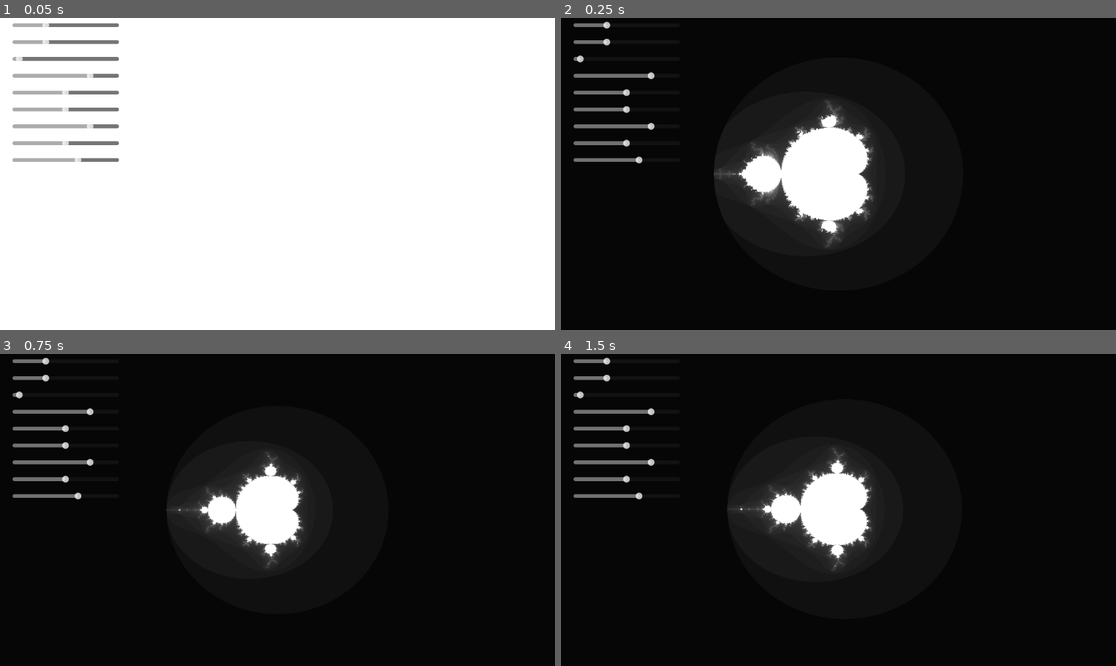
Above: before the commit, frames 1-4 (two rows, left to right).
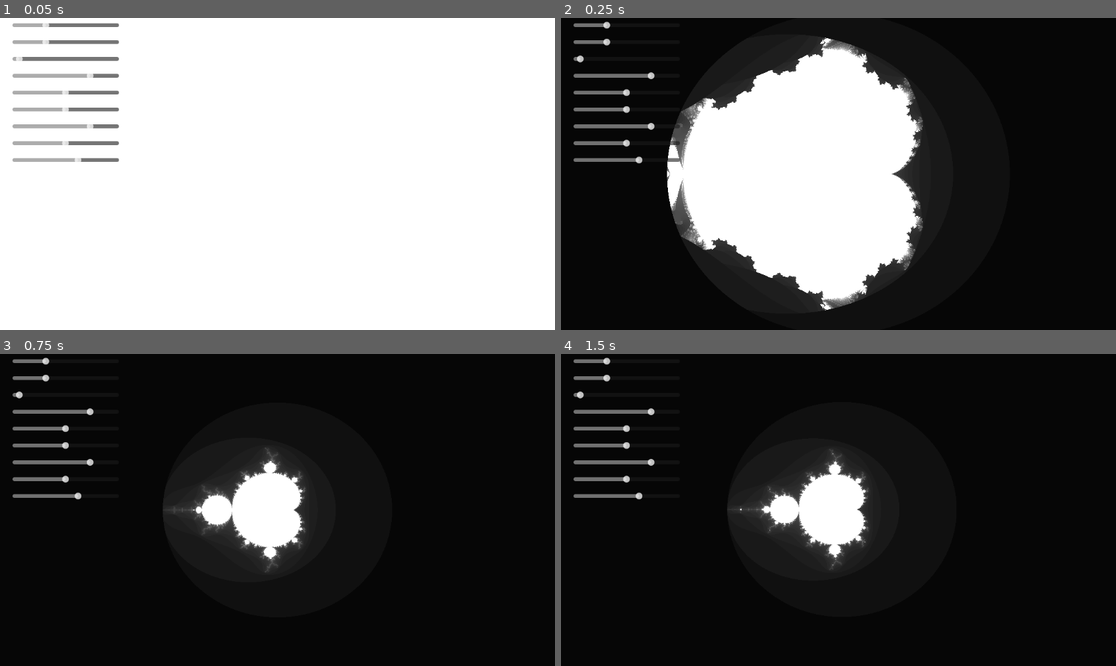
Above: after the commit, the same moments.

Repository: Nexagonal/FunWithMandelbrot
Game: Godot game, scene res://main.tscn
The game is run twice, just before and just after one commit, with the same random seed, the same clock (stepped at 60 frames per second) and the same inputs.
Inputs (mouse positions are in pixels of both pictures, inside the frame that each line leads up to):
- Up to frame 1 (0.05 s): no input
- Up to frame 2 (0.25 s): no input
- Up to frame 3 (0.75 s): move the mouse to (399, 494) at 0.52 s; click (399, 494) at 0.6 s
- Up to frame 4 (1.5 s): move the mouse to (727, 525) at 1.27 s; right-click (727, 525) at 1.35 s

Frame 1 is identical in both runs. In frame 2, 25% of the frame differs, in the area x 19-66%, y 5-95%; in frame 3, 1.0%; in frame 4, 0.8%.

Commit message:
Updated readme to credit vvye

Diff:
--- a/main.tscn
+++ b/main.tscn
@@ -139,9 +139,9 @@
 size_flags_horizontal = 3
 size_flags_vertical = 1
 mouse_filter = 1
-min_value = -10.0
-max_value = 10.0
-step = 0.01
+min_value = -1.0
+max_value = 1.0
+step = 0.001
 
 [node name="b_var" type="HBoxContainer" parent="Control/VBoxContainer"]
 layout_mode = 2
--- a/mandelbrot_set.gd
+++ b/mandelbrot_set.gd
@@ -126,17 +126,17 @@
 func _physics_process(delta: float) -> void:
 	shader_material.set_shader_parameter("zoom", cur_zoom)
 	shader_material.set_shader_parameter("center", cur_center)
-	cur_zoom = lerpf(cur_zoom, zoom, delta * 10)
-	cur_center = lerp(cur_center, center, delta * 10)
-	x_mult_value = lerpf(x_mult_value, x_mult.value, delta * 10)
-	y_mult_value = lerpf(y_mult_value, y_mult.value, delta * 10)
-	threshold_value = lerpf(threshold_value, threshold.value, delta * 10)
-	strange_mult_value = lerpf(strange_mult_value, strange_mult.value, delta * 10)
-	a_var_value = lerpf(a_var_value, a_var.value, delta * 10)
-	b_var_value = lerpf(b_var_value, b_var.value, delta * 10)
-	c_var_value = lerpf(c_var_value, c_var.value, delta * 10)
-	d_var_value = lerpf(d_var_value, d_var.value, delta * 10)
-	e_var_value = lerpf(e_var_value, e_var.value, delta * 10)
+	cur_zoom = lerpf(cur_zoom, zoom, delta * 5)
+	cur_center = lerp(cur_center, center, delta * 5)
+	x_mult_value = lerpf(x_mult_value, x_mult.value, delta * 5)
+	y_mult_value = lerpf(y_mult_value, y_mult.value, delta * 5)
+	threshold_value = lerpf(threshold_value, threshold.value, delta * 5)
+	strange_mult_value = lerpf(strange_mult_value, strange_mult.value, delta * 5)
+	a_var_value = lerpf(a_var_value, a_var.value, delta * 5)
+	b_var_value = lerpf(b_var_value, b_var.value, delta * 5)
+	c_var_value = lerpf(c_var_value, c_var.value, delta * 5)
+	d_var_value = lerpf(d_var_value, d_var.value, delta * 5)
+	e_var_value = lerpf(e_var_value, e_var.value, delta * 5)
 
 ## Zooms in or out.
 ##
Not shown, changed: README.md
